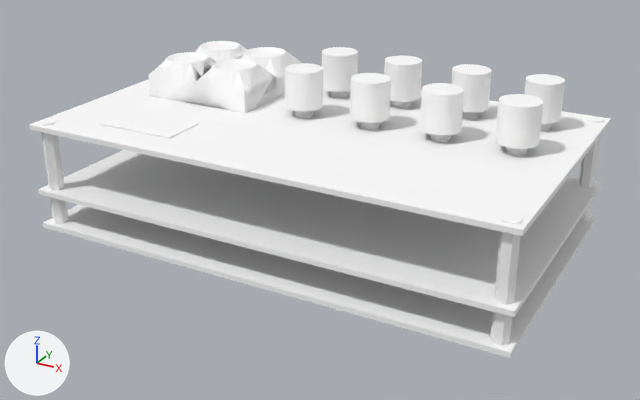
A saved change to the OBJ model MC8P_MIDICONTROLLER_MODELS/MC8P_SKTECHUP.obj.
One viewpoint serves both versions: a 50 mm lens placed at (202.9, -183.9, 123.0), pointed at (79.7, 40.2, 11.0). The lights are fixed; the arrows at lower left show +X, +Y and +Z. Where no turn or scale is listed for an object, it has been applied to the vertices.

Script lines for the objects in view, before the commit:
```python
me_mc8p_sktechup = bpy.data.meshes.new('MC8P_SKTECHUP')
me_mc8p_sktechup.from_pydata(...)  # 1698 vertices, 1844 faces; spans x 0.0..155.0, y 0.0..92.0, z 0.0..50.0
me_mc8p_sktechup.materials.append(mat_frontcolor)  # white #ffffff
ob_mc8p_sktechup = bpy.data.objects.new('MC8P_SKTECHUP', me_mc8p_sktechup)
ob_mc8p_sktechup.location = (0.0, 0.0, 0.0)
```
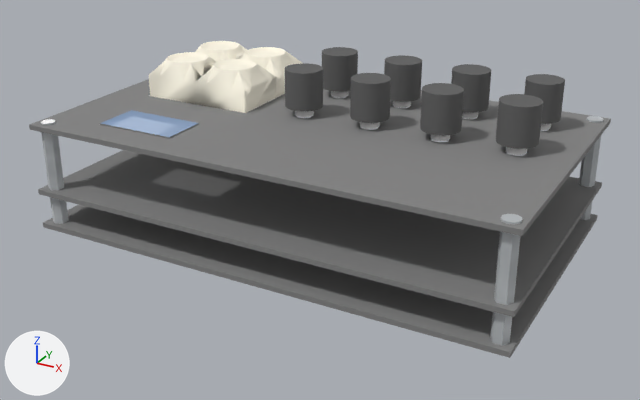
The edits, one by one:
Picture 'Steel_Brushed_Stainless.jpg' (img_steel_brushed_stainless_jpg) is new.
Material 'Color_M08' (mat_color_m08) is new.
Its base color is (0.118, 0.118, 0.118) (dark grey #606060).
Its roughness is 1.0.
Material 'Translucent_Glass_Blue' (mat_translucent_glass_blue) is new.
Its base color is (0.392, 0.584, 0.929) (blue #a8c9f7).
Its roughness is 1.0.
Its alpha is 0.5.
Material 'Steel_Brushed_Stainless' (mat_steel_brushed_stainless) is new.
Its texture is img_steel_brushed_stainless_jpg.
Its roughness is 1.0.
Material 'Color_M07' (mat_color_m07) is new.
Its base color is (0.227, 0.227, 0.227) (grey #838383).
Its roughness is 1.0.
Material 'Color_D01' (mat_color_d01) is new.
Its base color is (1.0, 0.949, 0.8) (white #fff9e7).
Its roughness is 1.0.
me_mc8p_sktechup has 1698 vertices, 1844 faces and spans x 0.0..155.0, y 0.0..92.0, z 0.0..50.0.
me_mc8p_sktechup is used by ob_mc8p_sktechup; location (0.0, 0.0, 0.0).
me_mc8p_sktechup part 1: 266 of the faces centred in x 13.0..51.0, y 42.0..80.0, z 30.0..47.0 switch from mat_frontcolor (white #ffffff) to mat_color_d01 (white #fff9e7).
me_mc8p_sktechup part 2: 641 of the faces centred in x 0.0..155.0, y 0.0..92.0, z 0.0..35.0 switch from mat_frontcolor (white #ffffff) to mat_color_m07 (grey #838383).
me_mc8p_sktechup part 3: the 1 face centred in x 32.0, y 18.0, z 35.0 switches from mat_frontcolor (white #ffffff) to mat_translucent_glass_blue (blue #a8c9f7).
me_mc8p_sktechup part 4: all 200 faces centred in x 63.0..144.0, y 43.0..79.0, z 44.0..50.0 switch from mat_frontcolor (white #ffffff) to mat_color_m08 (dark grey #606060).
me_mc8p_sktechup now uses material mat_steel_brushed_stainless (picture img_steel_brushed_stainless_jpg).
me_mc8p_sktechup now uses material mat_translucent_glass_blue (blue #a8c9f7).

What differs and where, as boxes [x1, y1, x2, y2] in the pictures (640 x 400 px):
part 1 of me_mc8p_sktechup, recoloured
    both: [149, 41, 302, 113]
part 2 of me_mc8p_sktechup, recoloured (white to grey)
    both: [29, 79, 611, 358]
part 3 of me_mc8p_sktechup, recoloured (white to blue)
    both: [101, 110, 198, 137]
part 4 of me_mc8p_sktechup, recoloured (white to grey)
    both: [285, 47, 565, 149]
